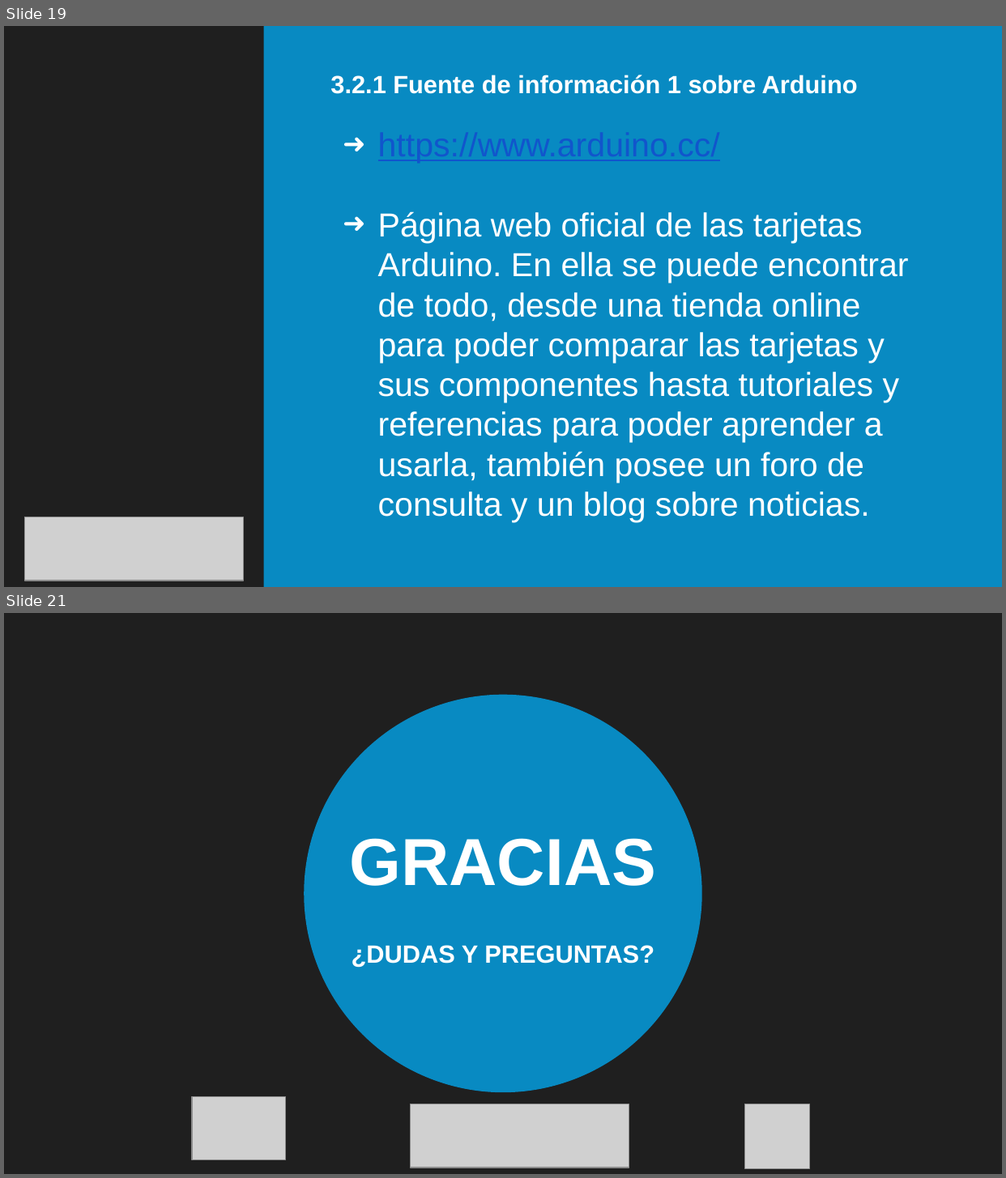
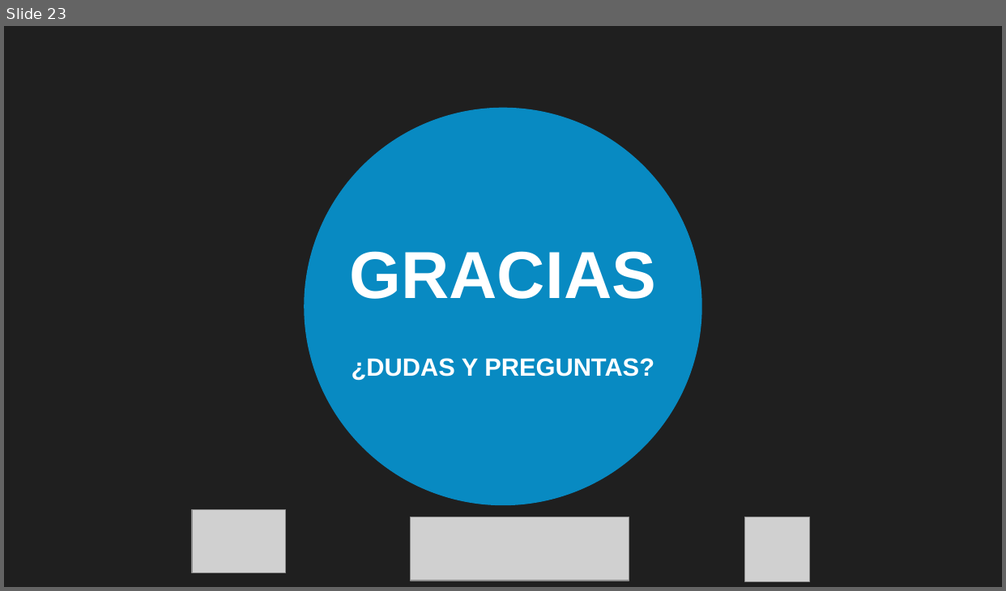
Before and after one commit to dmoreno19949/DTE_TG_ARDUINO_RAPSBERRY, a slide deck: TG1/TG1_sync1.david.pptx. Shown one above the other, each under a label of ours: slides 19 and 21 before the commit, slide 23 after it; the slides between them are not shown. The pictures are 1006x1178 and 1006x591 pixels, drawn with LibreOffice and Linux fonts; fonts in the diff are those of the drawing; grey boxes stand for pictures; background and template pictures are left out; a plain dark background stands for a picture behind light text. Boxes give left, top, right and bottom in pixels: in the first picture for what was removed or moved away, otherwise in the second. Text is boxed around its words. In the diff, an @@ line names an element or a change of style, - is before the commit and + after.

```diff
--- a/TG1/TG1_sync1.david.pptx
+++ b/TG1/TG1_sync1.david.pptx
@@ slide 19 removed at box(4, 26, 1002, 587), background picture (left out); not listed: 1 template element that a slide beside it also shows @@
@@ rectangle removed at box(263, 26, 1002, 587) @@
@@ title removed at box(330, 75, 858, 94) @@
-3.2.1 Fuente de información 1 sobre Arduino
@@ text removed at box(378, 211, 908, 523) @@
-➜ https://www.arduino.cc/
-➜ Página web oficial de las tarjetas Arduino. En ella se puede encontrar de todo, desde una tienda online para poder comparar las tarjetas y sus componentes hasta tutoriales y referencias para poder aprender a usarla, también posee un foro de consulta y un blog sobre noticias.
@@ picture removed at box(25, 518, 244, 581) @@
@@ what was slide 21 is now slide 23 @@
```
Also in this commit, not shown: 1 slide changed, 4 slides added, 1 other slide removed.
